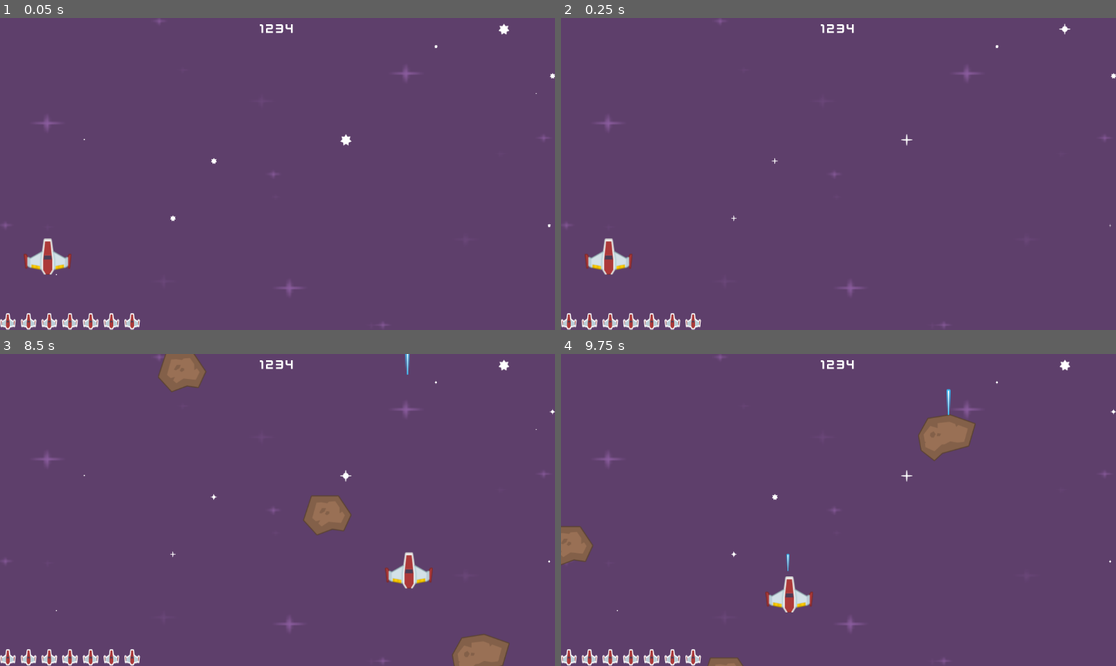
Above: before the commit, frames 1-4 (two rows, left to right).
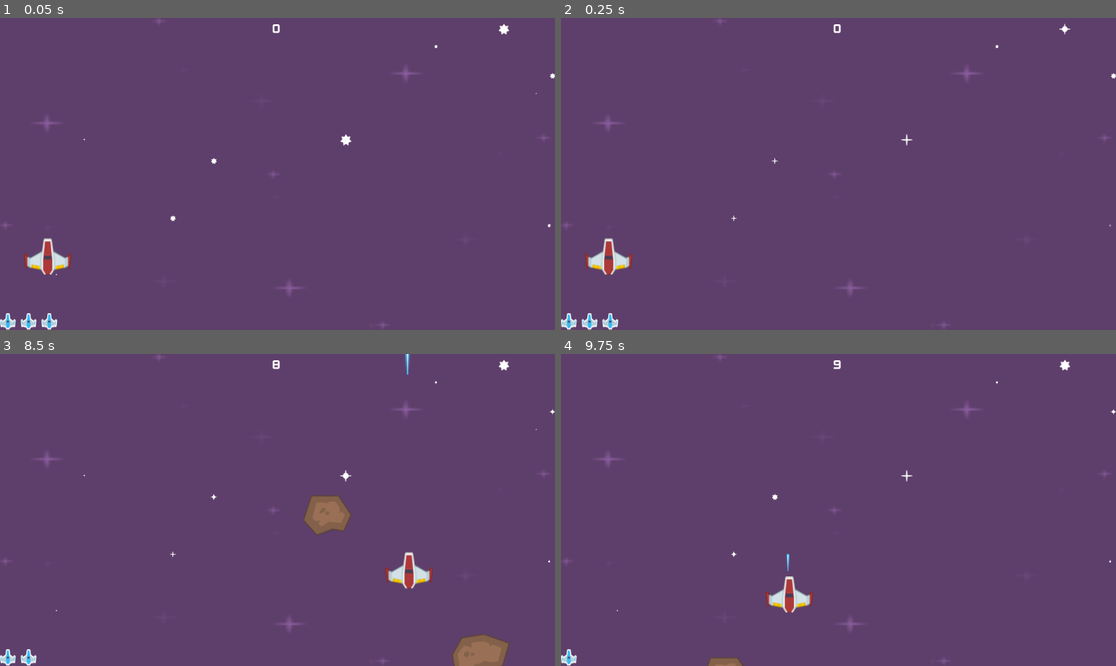
Above: after the commit, the same moments.

Repository: knguyennt/space-shooter
Game: Godot game, scene res://scenes/level.tscn
The game is run twice, just before and just after one commit, with the same random seed, the same clock (stepped at 60 frames per second) and the same inputs.
Inputs:
- Up to frame 1 (0.05 s): no input
- Up to frame 2 (0.25 s): no input
- Up to frame 3 (8.5 s): hold Right (right yeah) 0.53-1.28 s; tap Space (shoot) every 0.75 s from 0.6 to 8.1 s; hold Down (ui_down) 1.28-2.03 s; hold Right (right yeah) 2.03-2.78 s; hold Up (ui_up) 2.78-3.53 s; hold Left (ui_left) 3.53-5.03 s; hold Down (ui_down) 5.03-5.78 s; hold Right (right yeah) 5.78-6.53 s; hold Up (ui_up) 6.53-7.28 s; hold Right (right yeah) 7.28-8.03 s; hold Down (ui_down) from 8.03 s (still down)
- Up to frame 4 (9.75 s): release Down (ui_down) at 8.78 s; hold Left (ui_left) 8.78-9.53 s; tap Space (shoot) at 8.85, 9.6 s; hold Up (ui_up) from 9.53 s (still down)

The runs differ from the first frame. In frame 1, 0.6% of the frame differs, in the area x 0-53%, y 2-100%; in frame 2, 0.6%; in frame 3, 1.5%; in frame 4, 2.4%, in the area x 0-75%, y 2-100%.

Commit message:
feat: add gameplay

Diff:
--- /dev/null
+++ b/global/global.gd
@@ -0,0 +1,3 @@
+extends Node
+
+var score := 0
--- a/project.godot
+++ b/project.godot
@@ -15,6 +15,10 @@
 config/features=PackedStringArray("4.4", "Forward Plus")
 config/icon="res://icon.svg"
 
+[autoload]
+
+Global="*res://global/global.gd"
+
 [input]
 
 "right yeah"={
@@ -27,3 +31,8 @@
 "events": [Object(InputEventKey,"resource_local_to_scene":false,"resource_name":"","device":-1,"window_id":0,"alt_press …(191 unchanged characters)…
 ]
 }
+game_reset={
+"deadzone": 0.2,
+"events": [Object(InputEventKey,"resource_local_to_scene":false,"resource_name":"","device":-1,"window_id":0,"alt_pressed":false,"shift_pressed":false,"ctrl_pressed":false,"meta_pressed":false,"pressed":false,"keycode":0,"physical_keycode":32,"key_label":0,"unicode":32,"location":0,"echo":false,"script":null)
+]
+}
--- /dev/null
+++ b/scenes/game_over.gd
@@ -0,0 +1,14 @@
+extends Node2D
+
+
+# Called when the node enters the scene tree for the first time.
+func _ready() -> void:
+	$CanvasLayer/CenterContainer/VBoxContainer/Label2.text = str(Global.score)
+
+
+# Called every frame. 'delta' is the elapsed time since the previous frame.
+func _process(delta: float) -> void:
+	var reset = Input.is_action_just_pressed('game_reset')
+
+	if (reset):
+		get_tree().change_scene_to_file("res://scenes/level.tscn")
--- a/scenes/game_over.tscn
+++ b/scenes/game_over.tscn
@@ -1,6 +1,9 @@
-[gd_scene format=3 uid="uid://2bxpm1ns7jvh"]
+[gd_scene load_steps=2 format=3 uid="uid://2bxpm1ns7jvh"]
+
+[ext_resource type="Script" uid="uid://8thy4rxytoq3" path="res://scenes/game_over.gd" id="1_xeevv"]
 
 [node name="GameOver" type="Node2D"]
+script = ExtResource("1_xeevv")
 
 [node name="CanvasLayer" type="CanvasLayer" parent="."]
 
--- a/scenes/laser.tscn
+++ b/scenes/laser.tscn
@@ -10,6 +10,7 @@
 script = ExtResource("1_a7dhc")
 
 [node name="Area2D" type="Area2D" parent="."]
+collision_layer = 2
 
 [node name="CollisionShape2D" type="CollisionShape2D" parent="Area2D"]
 position = Vector2(-5.5, 49.5)
--- a/scenes/level.gd
+++ b/scenes/level.gd
@@ -1,8 +1,12 @@
 extends Node2D
 
+var health := 3
+var meteor_scence: PackedScene = load("res://scenes/meteor.tscn")
+var laser_scence: PackedScene = load("res://scenes/laser.tscn")
 
 # Called when the node enters the scene tree for the first time.
 func _ready() -> void:
+	get_tree().call_group('ui', 'set_health', health)
 	var screen_size := get_viewport().get_visible_rect().size
 	var rng := RandomNumberGenerator.new()
 	for star in $Stars.get_children():
@@ -18,16 +22,16 @@
 func _process(delta: float) -> void:
 	pass
 
-
-func _on_timer_timeout() -> void:
-	print("meteor") # Replace with function body.
-
-var meteor_scence: PackedScene = load("res://scenes/meteor.tscn")
-var laser_scence: PackedScene = load("res://scenes/laser.tscn")
+func on_meteor_collision() -> void:
+	health -= 1
+	get_tree().call_group('ui', 'set_health', health)
+	if health <= 0:
+		get_tree().change_scene_to_file("res://scenes/game_over.tscn")
 
 func _on_meteor_timer_timeout() -> void:
 	var meteor = meteor_scence.instantiate()
 	$Meteors.add_child(meteor)
+	meteor.connect('colision', on_meteor_collision)
 
 
 func _on_player_laser(pos) -> void:
--- a/scenes/meteor.gd
+++ b/scenes/meteor.gd
@@ -2,6 +2,7 @@
 
 const meteorTextures := ["res://PNG/Meteors/meteorBrown_big1.png", "res://PNG/Meteors/meteorBrown_big2.png", "res://PNG/Meteors/meteorGrey_big1.png", "res://PNG/Meteors/meteorGrey_big2.png"]
 var direction = 0
+signal colision
 # Called when the node enters the scene tree for the first time.
 func _ready() -> void:
 	var rng := RandomNumberGenerator.new()
@@ -25,4 +26,9 @@
 
 
 func _on_body_entered(body: Node2D) -> void:
-	print("collide")
+	colision.emit()
+
+
+func _on_area_entered(area: Area2D) -> void:
+	area.queue_free()
+	queue_free()
--- a/scenes/meteor.tscn
+++ b/scenes/meteor.tscn
@@ -16,4 +16,5 @@
 [node name="CollisionShape2D" type="CollisionShape2D" parent="."]
 shape = SubResource("CircleShape2D_tcwo0")
 
+[connection signal="area_entered" from="." to="." method="_on_area_entered"]
 [connection signal="body_entered" from="." to="." method="_on_body_entered"]
--- /dev/null
+++ b/scenes/ui.gd
@@ -0,0 +1,29 @@
+extends CanvasLayer
+
+static var life_image = load("res://PNG/UI/playerLife1_blue.png")
+var time_elapsed := 0
+
+
+func set_health(amount):
+	# remove all children
+	for child in $MarginContainer2/HBoxContainer.get_children():
+		child.queue_free()
+	# create new children ammount set by health
+	for i in amount:
+		var text_rect = TextureRect.new()
+		text_rect.texture = life_image
+		$MarginContainer2/HBoxContainer.add_child(text_rect)
+# Called when the node enters the scene tree for the first time.
+func _ready() -> void:
+	$MarginContainer/Label.text = '0'
+
+
+# Called every frame. 'delta' is the elapsed time since the previous frame.
+func _process(delta: float) -> void:
+	pass
+
+
+func _on_score_timer_timeout() -> void:
+	time_elapsed += 1
+	Global.score = time_elapsed
+	$MarginContainer/Label.text = str(time_elapsed)
--- a/scenes/ui.tscn
+++ b/scenes/ui.tscn
@@ -1,9 +1,10 @@
 [gd_scene load_steps=3 format=3 uid="uid://b52gg0m1tmawq"]
 
 [ext_resource type="FontFile" uid="uid://c20y0belqm33c" path="res://Bonus/kenvector_future_thin.ttf" id="1_nt7q6"]
-[ext_resource type="Texture2D" uid="uid://cl3xetk02fo5s" path="res://PNG/UI/playerLife1_red.png" id="2_x4jx1"]
+[ext_resource type="Script" uid="uid://dyogolne7cy22" path="res://scenes/ui.gd" id="1_yev5y"]
 
-[node name="UI" type="CanvasLayer"]
+[node name="UI" type="CanvasLayer" groups=["ui"]]
+script = ExtResource("1_yev5y")
 
 [node name="MarginContainer" type="MarginContainer" parent="."]
 anchors_preset = 5
@@ -35,30 +36,7 @@
 layout_mode = 2
 theme_override_constants/separation = 10
 
-[node name="TextureRect" type="TextureRect" parent="MarginContainer2/HBoxContainer"]
-layout_mode = 2
-texture = ExtResource("2_x4jx1")
+[node name="ScoreTimer" type="Timer" parent="."]
+autostart = true
 
-[node name="TextureRect2" type="TextureRect" parent="MarginContainer2/HBoxContainer"]
-layout_mode = 2
-texture = ExtResource("2_x4jx1")
-
-[node name="TextureRect3" type="TextureRect" parent="MarginContainer2/HBoxContainer"]
-layout_mode = 2
-texture = ExtResource("2_x4jx1")
-
-[node name="TextureRect4" type="TextureRect" parent="MarginContainer2/HBoxContainer"]
-layout_mode = 2
-texture = ExtResource("2_x4jx1")
-
-[node name="TextureRect5" type="TextureRect" parent="MarginContainer2/HBoxContainer"]
-layout_mode = 2
-texture = ExtResource("2_x4jx1")
-
-[node name="TextureRect6" type="TextureRect" parent="MarginContainer2/HBoxContainer"]
-layout_mode = 2
-texture = ExtResource("2_x4jx1")
-
-[node name="TextureRect7" type="TextureRect" parent="MarginContainer2/HBoxContainer"]
-layout_mode = 2
-texture = ExtResource("2_x4jx1")
+[connection signal="timeout" from="ScoreTimer" to="." method="_on_score_timer_timeout"]
Not shown, added: global/global.gd.uid
Not shown, added: scenes/game_over.gd.uid
Not shown, added: scenes/ui.gd.uid
